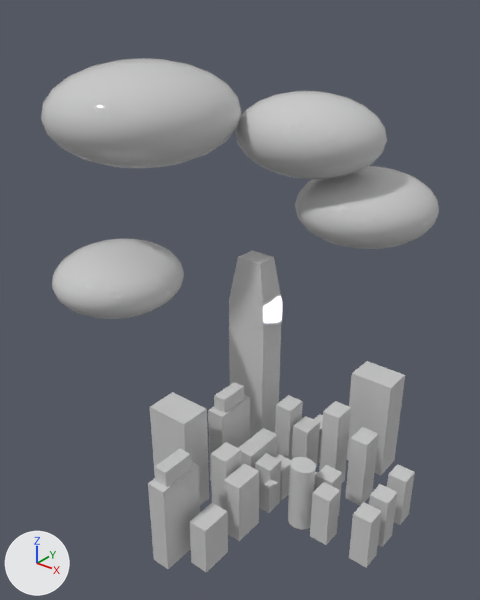
The FBX model Assets/Sources/_FBX/NewOffice.fbx, before and after one commit.
One viewpoint serves both versions: a camera (50 mm lens) standing at (633.0, -895.0, 953.0) and looking at (-248.0, 205.0, 271.0). The axes (+X, +Y, +Z) are drawn at lower left. The lights are the same throughout. Where no turn or scale is listed for an object, it has been applied to the vertices.

The first picture shows 'Exterior', 'Facebook', 'Google', 'LinkedIn', 'Twitter'.
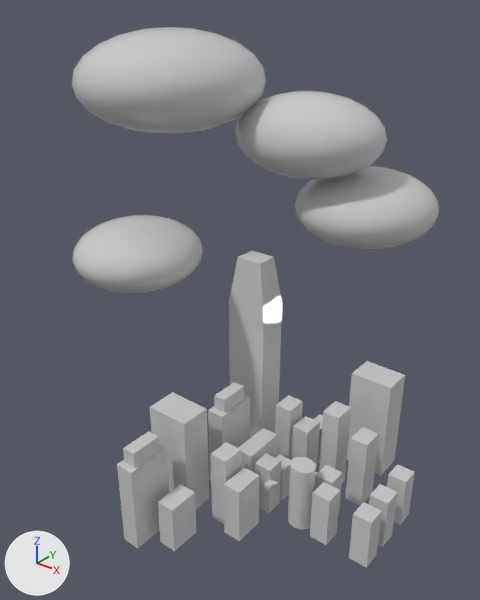
What changed in the scene script:
```text
Change me_mesh_003:
    where me_mesh_003.from_pydata(...)  # 452 vertices, 343 faces; spans x -293.0..205.0, y -289.0..327.0, z -101.0..429.0
    used by ob_exterior; location = (0.0, 89.0, -64.0)
    before: 432 (-91.0, -64.0, 49.0) at pixel (244, 463), 433 (-49.0, -64.0, 49.0) at pixel (259, 471), 434 (-49.0, -135.0, 49.0) at pixel (239, 488), 435 (-91.0, -135.0, 49.0) at pixel (223, 480)
    me_mesh_003 part 1: the loose piece of 16 vertices spanning x -159.0..-117.0, y -289.0..-185.0, z -101.0..144.0 is moved by (-91.0, 0.0, 0.0)
    me_mesh_003 part 2: the loose piece of 8 vertices spanning x -91.0..-49.0, y -245.0..-174.0, z -101.0..15.0 is moved by (-91.0, 0.0, 0.0)
    me_mesh_003 part 3
    add for i in [*range(432, 436)]: me_mesh_003.vertices[i].co += Vector((0.0, 0.0, -11.0))
Change ob_twitter:
    ob_twitter.location: (-462.0, 27.0, 332.0) -> (-450.0, 82.0, 379.0)
Change ob_facebook:
    ob_facebook.location: (-506.0, 177.0, 676.0) -> (-506.0, 269.0, 737.0)
```

Changed parts and their boxes (x1, y1, x2, y2) in the pictures (480 x 600 px; the box of a moved part takes in the faces that stretch with it):
'Exterior', reshaped (12% wider)
    before: (148, 251, 415, 572)
    after: (117, 251, 415, 568)
'Facebook', moved
    before: (41, 58, 242, 168)
    after: (72, 27, 266, 133)
'Twitter', moved
    before: (52, 238, 184, 319)
    after: (72, 215, 203, 293)
part 1 of me_mesh_003, moved or reshaped
    before: (148, 448, 200, 569)
    after: (117, 431, 169, 548)
part 2 of me_mesh_003, moved or reshaped
    before: (190, 503, 228, 572)
    after: (158, 484, 196, 551)
part 3 of me_mesh_003, moved or reshaped
    before: (224, 463, 259, 541)
    after: (224, 467, 259, 541)
